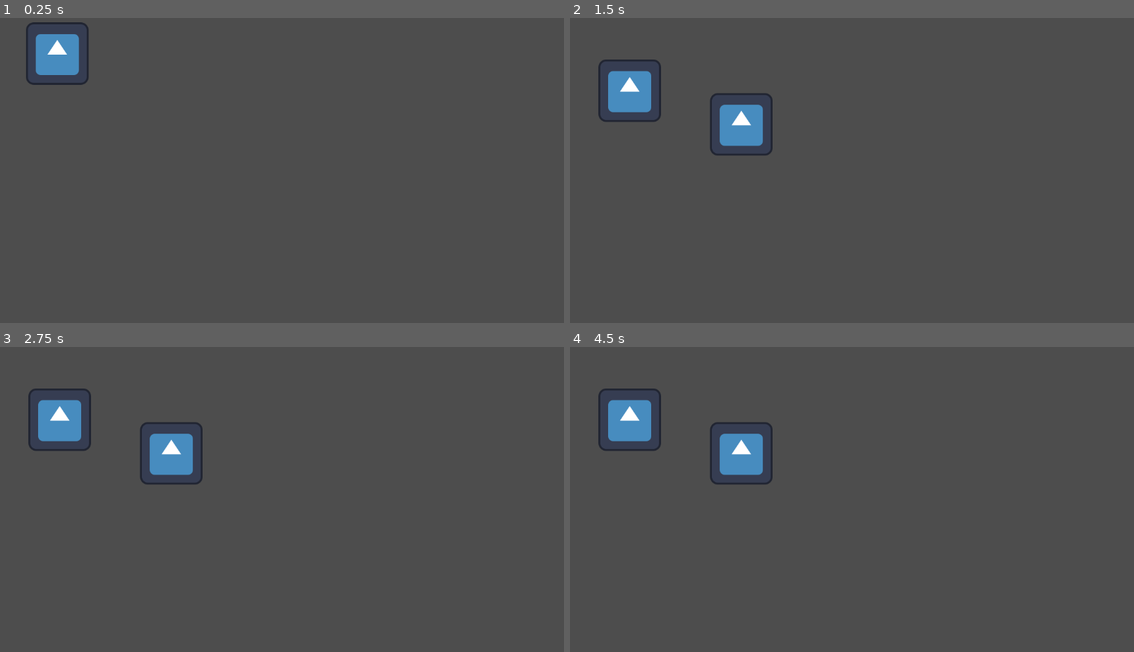
Above: before the commit, frames 1-4 (two rows, left to right).
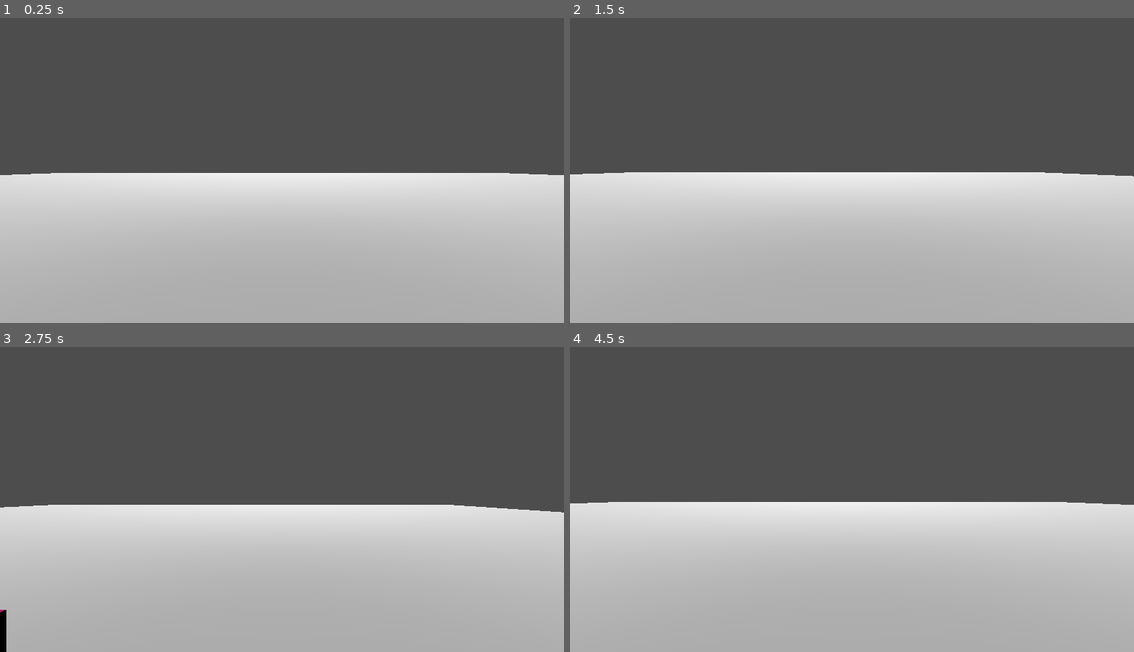
Above: after the commit, the same moments.

Repository: Dukantic/Utilities_Godot
Game: Godot game, scene res://scene/scene_manager/scene_manager.tscn
Two runs of this game, one before a commit and one after it. Both use one fixed random seed, a clock stepped at 60 frames per second and the inputs below. The engine's default icon, where the game draws it, is replaced by a stand-in: a white triangle on a blue panel in a dark square.
Inputs:
- Up to frame 1 (0.25 s): no input
- Up to frame 2 (1.5 s): tap Enter (enter) at 0.5, 0.6, 1.35 s; hold Right (ui_right) 0.53-1.28 s; hold Down (ui_down) from 1.28 s (still down)
- Up to frame 3 (2.75 s): release Down (ui_down) at 2.03 s; hold Right (ui_right) from 2.03 s (still down); tap Enter (enter) at 2.1 s
- Up to frame 4 (4.5 s): release Right (ui_right) at 2.78 s; hold Up (ui_up) 2.78-3.53 s; tap Enter (enter) at 2.85, 3.6, 4.35 s; tap Space at 3.5 s; hold Left (ui_left) from 3.53 s (still down)

The runs differ from the first frame. In frame 1, 50% of the frame differs, in the area x 0-100%, y 1-100%; in frame 2, 52%, in the area x 0-100%, y 13-100%; in frame 3, 51%; in frame 4, 52%.

Commit message:
test shader start

Diff:
--- a/scene/scene_manager/scene_manager.tscn
+++ b/scene/scene_manager/scene_manager.tscn
@@ -1,8 +1,8 @@
 [gd_scene load_steps=3 format=3 uid="uid://uo5bppg214ci"]
 
 [ext_resource type="Script" path="res://scene/scene_manager/scene_manager.gd" id="1_qulgr"]
-[ext_resource type="PackedScene" uid="uid://gba2lbryqxnu" path="res://scene/scene_1.tscn" id="2_5n6cp"]
+[ext_resource type="PackedScene" uid="uid://0qt2r04occ3k" path="res://scene/test/3d_test.tscn" id="2_elo70"]
 
 [node name="scene_manager" type="Node"]
 script = ExtResource("1_qulgr")
-first_scene = ExtResource("2_5n6cp")
+first_scene = ExtResource("2_elo70")
--- /dev/null
+++ b/scene/test/3d_test.tscn
@@ -0,0 +1,45 @@
+[gd_scene load_steps=6 format=3 uid="uid://0qt2r04occ3k"]
+
+[ext_resource type="PackedScene" uid="uid://ca0xaviho5dwk" path="res://scene/test/cube.tscn" id="1_8i0qe"]
+[ext_resource type="PackedScene" uid="uid://be0dd1aw1gffk" path="res://scene/test/player_3d.tscn" id="2_uap7l"]
+
+[sub_resource type="StandardMaterial3D" id="StandardMaterial3D_6kulw"]
+
+[sub_resource type="PlaneMesh" id="PlaneMesh_vpveg"]
+size = Vector2(100, 100)
+
+[sub_resource type="ConvexPolygonShape3D" id="ConvexPolygonShape3D_8hvb0"]
+points = PackedVector3Array(9.29524, 0.145238, 7.86798, -9.29524, -0.145238, -7.81774, -9.29524, 0.145238, -7.81774, 9.29524, -0.145238, -7.81774, -9.29524, -0.145238, 7.86798, -9.29524, 0.145238, 7.86798, 9.29524, 0.145238, -7.81774, 9.29524, -0.145238, 7.86798)
+
+[node name="3D_test" type="Node3D"]
+
+[node name="ground" type="MeshInstance3D" parent="."]
+material_override = SubResource("StandardMaterial3D_6kulw")
+mesh = SubResource("PlaneMesh_vpveg")
+
+[node name="StaticBody3D" type="StaticBody3D" parent="ground"]
+
+[node name="CollisionShape3D" type="CollisionShape3D" parent="ground/StaticBody3D"]
+shape = SubResource("ConvexPolygonShape3D_8hvb0")
+
+[node name="cube" parent="." instance=ExtResource("1_8i0qe")]
+transform = Transform3D(1, 0, 0, 0, 1, 0, 0, 0, 1, 0.291693, 0.544092, 3.38287)
+
+[node name="cube2" parent="." instance=ExtResource("1_8i0qe")]
+transform = Transform3D(1, 0, 0, 0, 1, 0, 0, 0, 1, 2.62788, 0.543685, 1.8974)
+
+[node name="cube3" parent="." instance=ExtResource("1_8i0qe")]
+transform = Transform3D(1, 0, 0, 0, 1, 0, 0, 0, 1, -1.77033, 0.594332, 1.93809)
+
+[node name="cube4" parent="." instance=ExtResource("1_8i0qe")]
+transform = Transform3D(1, 0, 0, 0, 1, 0, 0, 0, 1, 2.94898, 0.51931, -0.106856)
+
+[node name="OmniLight3D" type="OmniLight3D" parent="."]
+transform = Transform3D(1, 0, 0, 0, 1, 0, 0, 0, 1, 0, 0, 1.68993)
+omni_range = 3.642
+
+[node name="player3d" parent="." instance=ExtResource("2_uap7l")]
+transform = Transform3D(1, 0, 0, 0, 1, 0, 0, 0, 1, 0.385505, 1.08715, -1.21875)
+
+[node name="DirectionalLight3D" type="DirectionalLight3D" parent="."]
+transform = Transform3D(1, 0, 0, 0, 0.942233, 0.334958, 0, -0.334958, 0.942233, 0, 2.5929, 9.74402)
--- /dev/null
+++ b/scene/test/cube.tscn
@@ -0,0 +1,18 @@
+[gd_scene load_steps=4 format=3 uid="uid://ca0xaviho5dwk"]
+
+[sub_resource type="StandardMaterial3D" id="StandardMaterial3D_3rjni"]
+albedo_color = Color(1, 0, 0.592157, 1)
+
+[sub_resource type="BoxMesh" id="BoxMesh_rgasr"]
+
+[sub_resource type="ConvexPolygonShape3D" id="ConvexPolygonShape3D_v3dxq"]
+points = PackedVector3Array(-0.25, -0.25, -0.25, 0.25, 0.25, 0.25, 0.25, -0.25, 0.25, 0.25, 0.25, -0.25, -0.25, 0.25, 0.25, 0.25, -0.25, -0.25, -0.25, -0.25, 0.25, -0.25, 0.25, -0.25)
+
+[node name="cube" type="MeshInstance3D"]
+material_override = SubResource("StandardMaterial3D_3rjni")
+mesh = SubResource("BoxMesh_rgasr")
+
+[node name="StaticBody3D" type="StaticBody3D" parent="."]
+
+[node name="CollisionShape3D" type="CollisionShape3D" parent="StaticBody3D"]
+shape = SubResource("ConvexPolygonShape3D_v3dxq")
--- a/scene/player.tscn
+++ b/scene/test/player_2d.tscn
@@ -1,7 +1,7 @@
 [gd_scene load_steps=3 format=3 uid="uid://obfm046eg0jf"]
 
 [ext_resource type="Script" path="res://player.gd" id="1_j8imu"]
-[ext_resource type="PackedScene" uid="uid://dhvxpihtvw8qs" path="res://scene/scene_2.tscn" id="2_sw1s1"]
+[ext_resource type="PackedScene" uid="uid://dhvxpihtvw8qs" path="res://scene/test/scene_2.tscn" id="2_sw1s1"]
 
 [node name="player" type="Node2D"]
 script = ExtResource("1_j8imu")
--- /dev/null
+++ b/scene/test/player_3d.gd
@@ -0,0 +1,28 @@
+extends CharacterBody3D
+
+
+const SPEED = 5.0
+const JUMP_VELOCITY = 4.5
+
+
+func _physics_process(delta: float) -> void:
+	# Add the gravity.
+	if not is_on_floor():
+		velocity += get_gravity() * delta
+
+	# Handle jump.
+	if Input.is_action_just_pressed("ui_accept") and is_on_floor():
+		velocity.y = JUMP_VELOCITY
+
+	# Get the input direction and handle the movement/deceleration.
+	# As good practice, you should replace UI actions with custom gameplay actions.
+	var input_dir := Input.get_vector("ui_left", "ui_right", "ui_up", "ui_down")
+	var direction := (transform.basis * Vector3(input_dir.x, 0, input_dir.y)).normalized()
+	if direction:
+		velocity.x = direction.x * SPEED
+		velocity.z = direction.z * SPEED
+	else:
+		velocity.x = move_toward(velocity.x, 0, SPEED)
+		velocity.z = move_toward(velocity.z, 0, SPEED)
+
+	move_and_slide()
--- /dev/null
+++ b/scene/test/player_3d.tscn
@@ -0,0 +1,24 @@
+[gd_scene load_steps=5 format=3 uid="uid://be0dd1aw1gffk"]
+
+[ext_resource type="Script" path="res://scene/test/player_3d.gd" id="1_77241"]
+
+[sub_resource type="Environment" id="Environment_rtccl"]
+background_mode = 2
+ambient_light_source = 3
+
+[sub_resource type="CapsuleShape3D" id="CapsuleShape3D_leka1"]
+
+[sub_resource type="CapsuleMesh" id="CapsuleMesh_amy36"]
+
+[node name="player3d" type="CharacterBody3D"]
+script = ExtResource("1_77241")
+
+[node name="Camera3D" type="Camera3D" parent="."]
+transform = Transform3D(1, 0, 0, 0, 1, 0, 0, 0, 1, 0, 0.7, 0)
+environment = SubResource("Environment_rtccl")
+
+[node name="CollisionShape3D" type="CollisionShape3D" parent="."]
+shape = SubResource("CapsuleShape3D_leka1")
+
+[node name="MeshInstance3D" type="MeshInstance3D" parent="."]
+mesh = SubResource("CapsuleMesh_amy36")
--- a/scene/scene_1.tscn
+++ b/scene/test/scene_1.tscn
@@ -1,7 +1,7 @@
 [gd_scene load_steps=3 format=3 uid="uid://gba2lbryqxnu"]
 
 [ext_resource type="Texture2D" uid="uid://d4i61qg01ms3h" path="res://icon.svg" id="1_wyc6y"]
-[ext_resource type="PackedScene" uid="uid://obfm046eg0jf" path="res://scene/player.tscn" id="2_7wqnt"]
+[ext_resource type="PackedScene" uid="uid://obfm046eg0jf" path="res://scene/test/player_2d.tscn" id="2_7wqnt"]
 
 [node name="Node2D" type="Node2D"]
 
Renamed: scene/scene_2.tscn -> scene/test/scene_2.tscn
